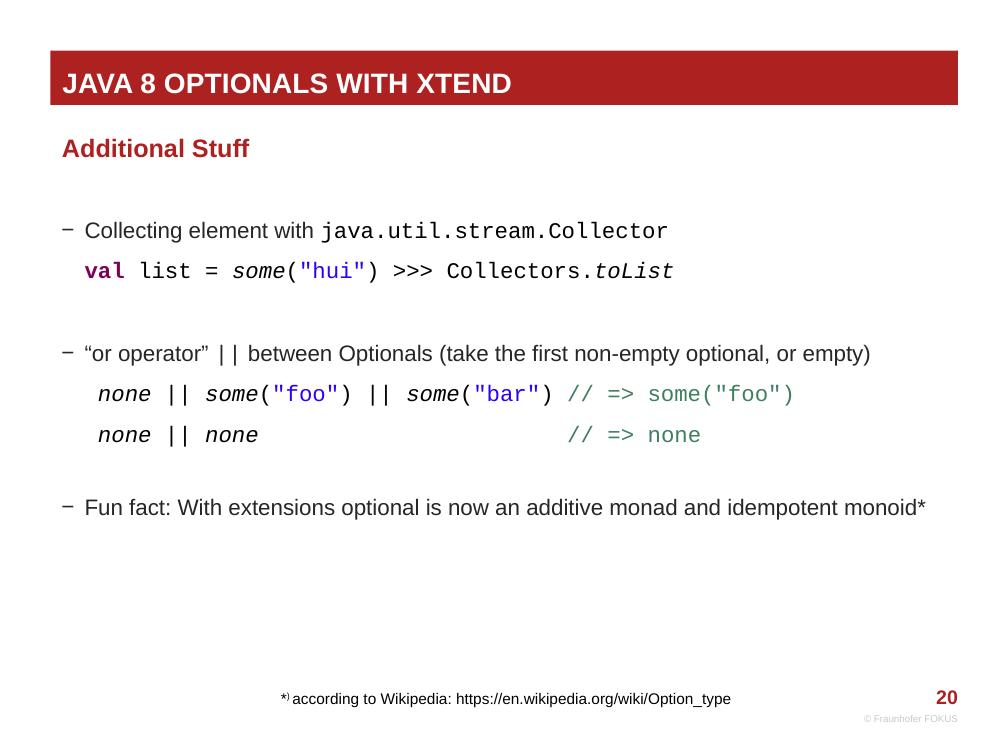
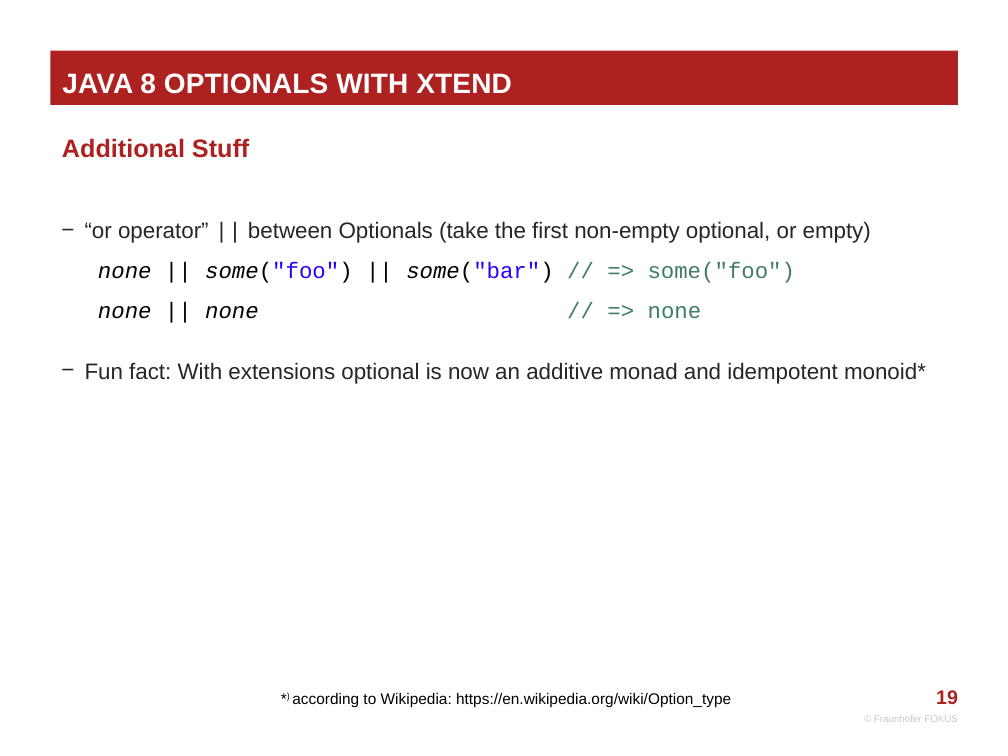
Before and after one commit to fraunhoferfokus/Xtensions, a slide deck: slide 19 of docs/Xtending_Java8_Optionals.pptx (slide 20 before the commit). Drawn at 1008x756 pixels with LibreOffice and Linux fonts; fonts in the diff are those of the drawing; background and template pictures are left out. Boxes give left, top, right and bottom in pixels: in the first picture for what was removed or moved away, otherwise in the second. Text is boxed around its words. In the diff, an @@ line names an element or a change of style, - is before the commit and + after.

```diff
--- a/docs/Xtending_Java8_Optionals.pptx
+++ b/docs/Xtending_Java8_Optionals.pptx
@@ text at box(85, 221, 675, 283): paragraph removed @@
-− Collecting element with java.util.stream.Collector
-  val list = some("hui") >>> Collectors.toList
@@ page number at box(936, 690, 958, 704): text changed @@
-20
+19
```
Also in this commit, not shown: 3 slides removed, 4 other files.
